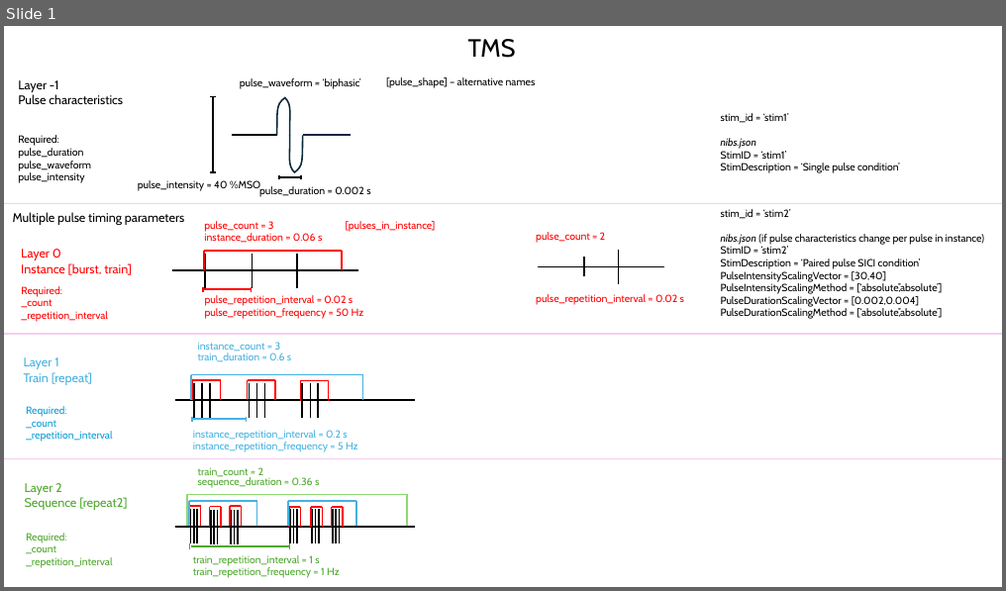
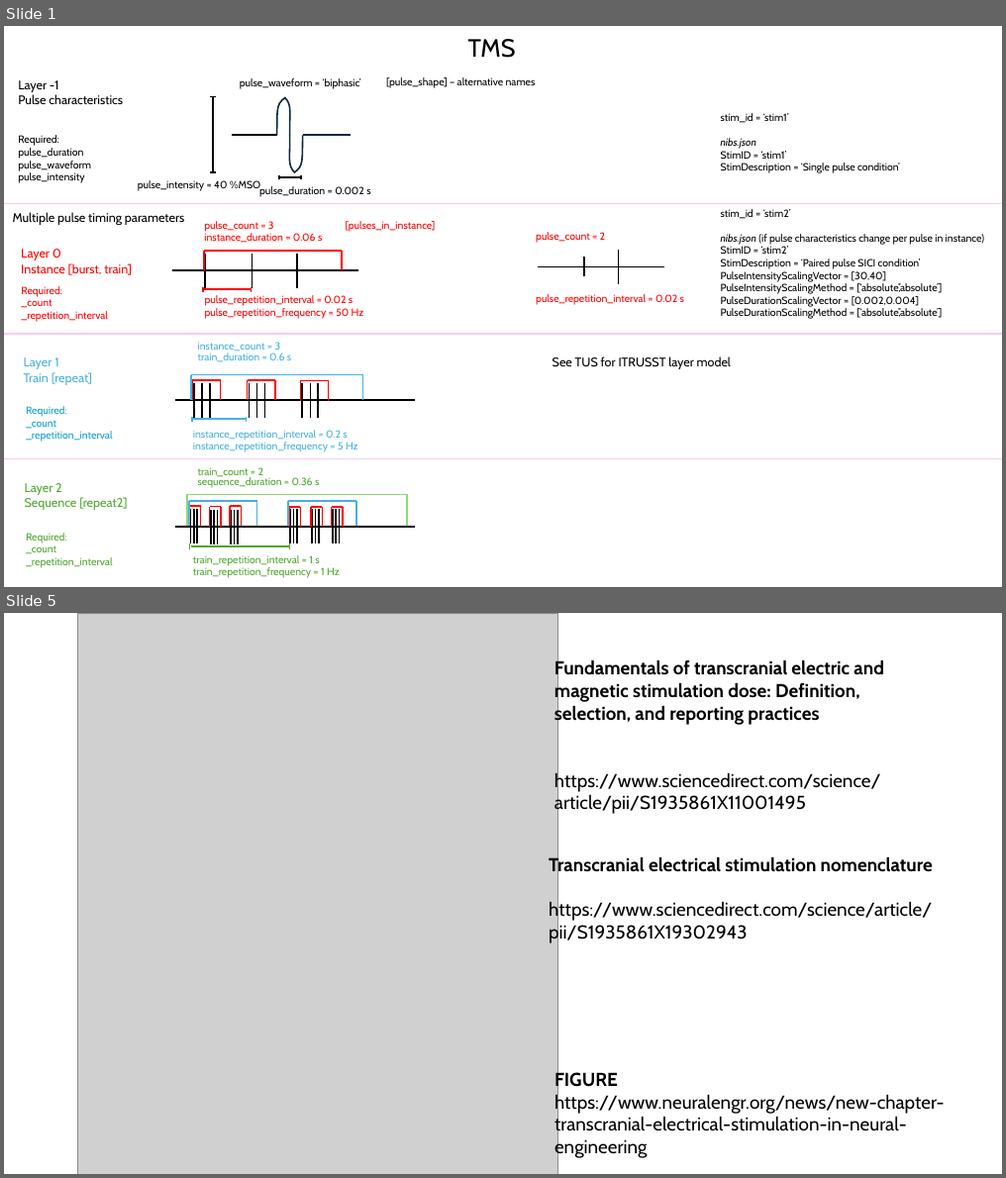
Before and after one commit to nigelrogasch/nibs-bids, a slide deck: parameter-visualisation/parameter_visualisation.pptx. Shown one above the other, each under a label of ours: slide 1 before the commit, slides 1 and 5 after it; the slides between them are not shown. The pictures are 1006x591 and 1006x1178 pixels, drawn with LibreOffice and Linux fonts; fonts in the diff are those of the drawing; grey boxes stand for pictures. Boxes give left, top, right and bottom in pixels: in the first picture for what was removed or moved away, otherwise in the second. Text is boxed around its words. In the diff, an @@ line names an element or a change of style, - is before the commit and + after.

```diff
--- a/parameter-visualisation/parameter_visualisation.pptx
+++ b/parameter-visualisation/parameter_visualisation.pptx
@@ slide 5 added at (4,613,1002,1174), background #FFFFFF @@
@@ picture added at (78,613,558,1174) @@
@@ text added at (554,660,884,815), 18 pt, text #000000, bold @@
+Fundamentals of transcranial electric and magnetic stimulation dose: Definition, selection, and reporting practices
+https://www.sciencedirect.com/science/article/pii/S1935861X11001495
@@ text added at (548,856,933,944), 18 pt, text #000000 @@
+Transcranial electrical stimulation nomenclature
+https://www.sciencedirect.com/science/article/pii/S1935861X19302943
@@ text added at (554,1070,944,1158), 18 pt, text #000000 @@
+FIGURE
+https://www.neuralengr.org/news/new-chapter-transcranial-electrical-stimulation-in-neural-engineering
@@ slide 1 changed as well @@
@@ text added at (552,357,731,370), 12 pt, text #000000 @@
+See TUS for ITRUSST layer model
```
Also in this commit, not shown: 1 other slide changed, 4 other slides added, 2 other files.
